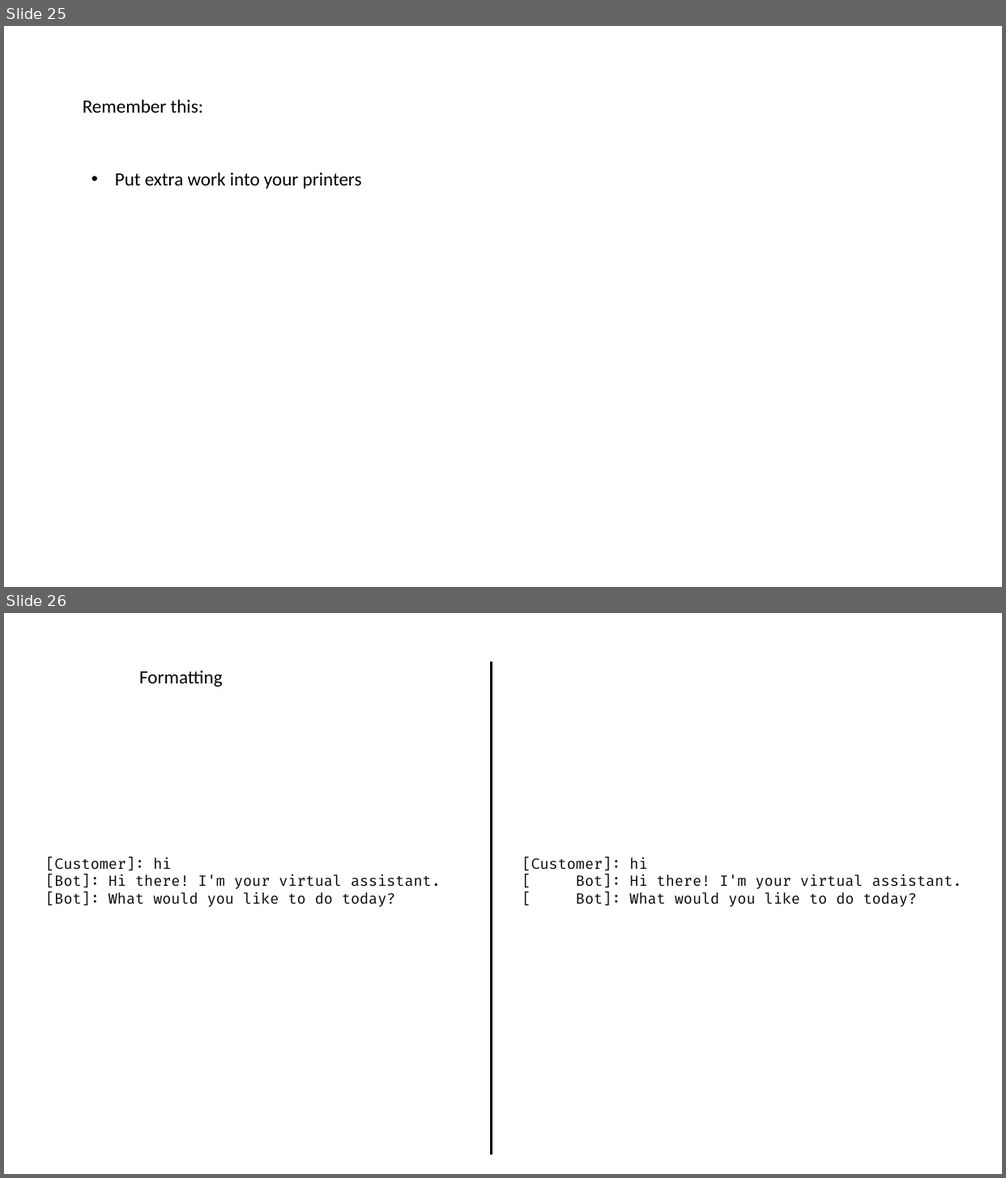
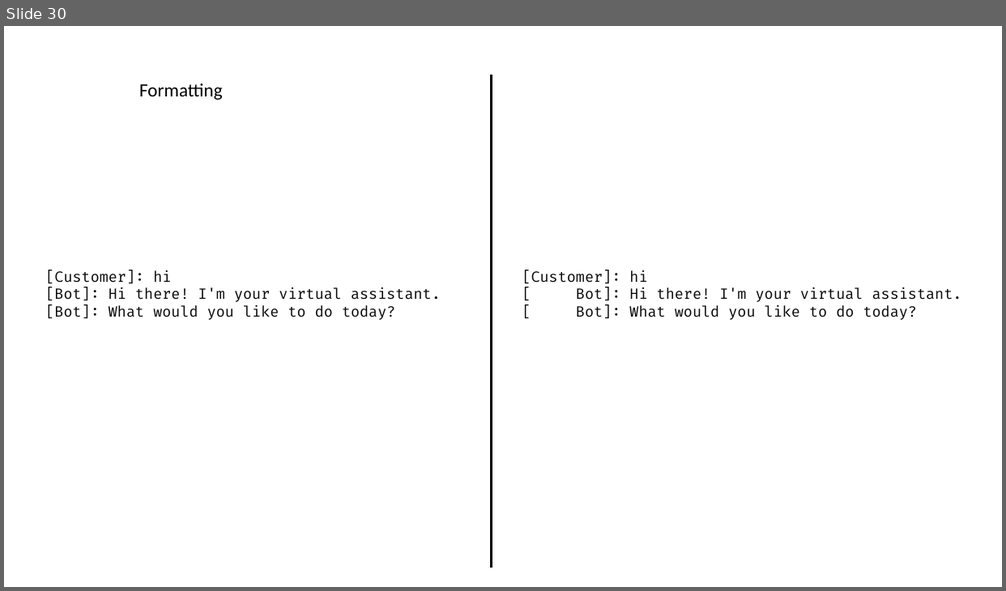
Before and after one commit to LearnWithLlew/TestingBetterWithApprovals.Slides, a slide deck: slides/Testing Better with Approvals.pptx. Shown one above the other, each under a label of ours: slides 25 and 26 before the commit, slide 30 after it. The pictures are 1006x1178 and 1006x591 pixels, drawn with LibreOffice and Linux fonts; fonts in the diff are those of the drawing. Boxes give left, top, right and bottom in pixels: in the first picture for what was removed or moved away, otherwise in the second. Text is boxed around its words. In the diff, an @@ line names an element or a change of style, - is before the commit and + after.

```diff
--- a/slides/Testing Better with Approvals.pptx
+++ b/slides/Testing Better with Approvals.pptx
@@ slide 25 removed at [4,26,1002,587], background #FFFFFF @@
@@ text removed at [83,100,203,113] @@
-Remember this:
@@ text removed at [115,173,362,189] @@
-• Put extra work into your printers
@@ what was slide 26 is now slide 30 @@
```
Also in this commit, not shown: 6 slides changed, 6 slides added, 1 other slide removed.
